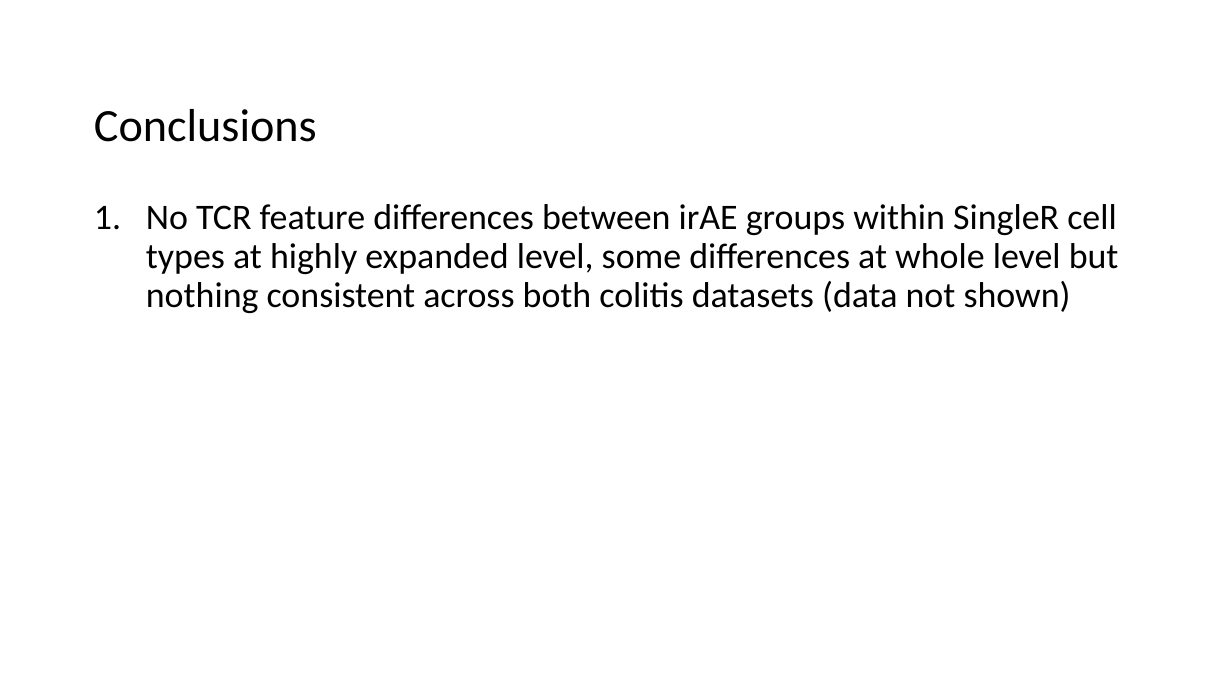
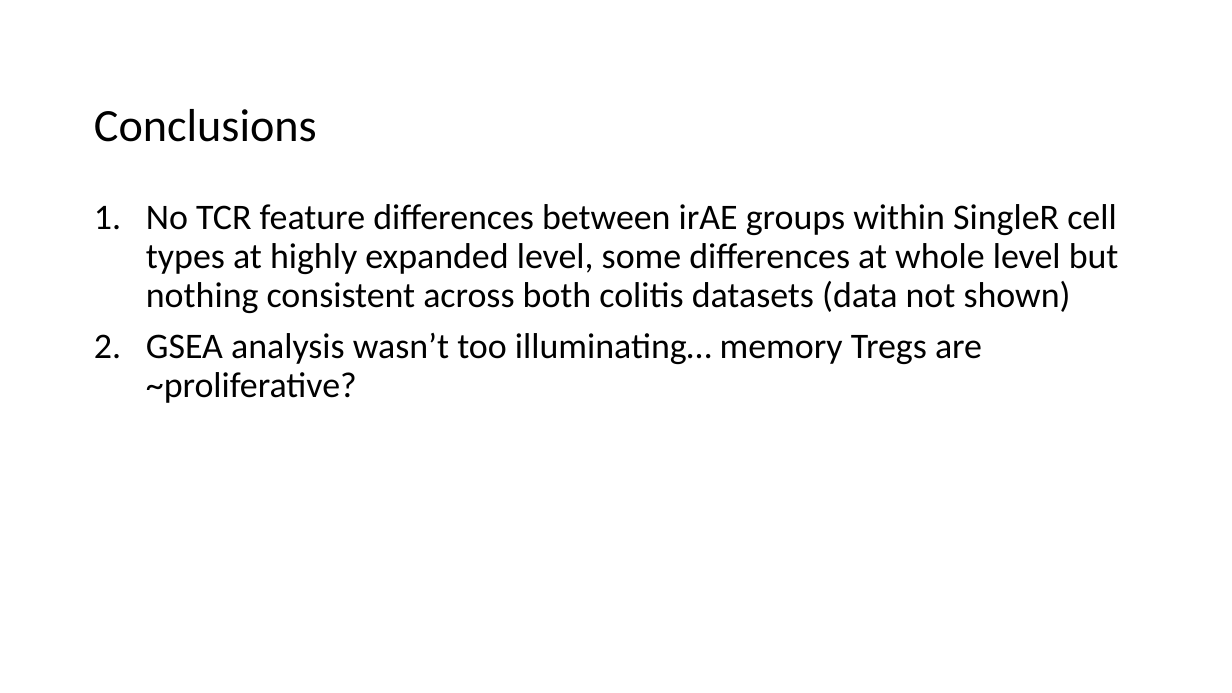
Before and after one commit to tybottorff/bottorffdocs, a slide deck: slide 8 of presentations/weekly_meetings/3_14_24.pptx (slide 4 before the commit). Drawn at 1232x693 pixels with LibreOffice and Linux fonts; fonts in the diff are those of the drawing. Boxes give left, top, right and bottom in pixels: in the first picture for what was removed or moved away, otherwise in the second. Text is boxed around its words. In the diff, an @@ line names an element or a change of style, - is before the commit and + after.

```diff
--- a/presentations/weekly_meetings/3_14_24.pptx
+++ b/presentations/weekly_meetings/3_14_24.pptx
@@ text at bbox=[146, 333, 982, 403]: paragraph added @@
+2. GSEA analysis wasn’t too illuminating… memory Tregs are ~proliferative?
```
Also in this commit, not shown: 5 slides added, 2 slides removed, 1 other file.
